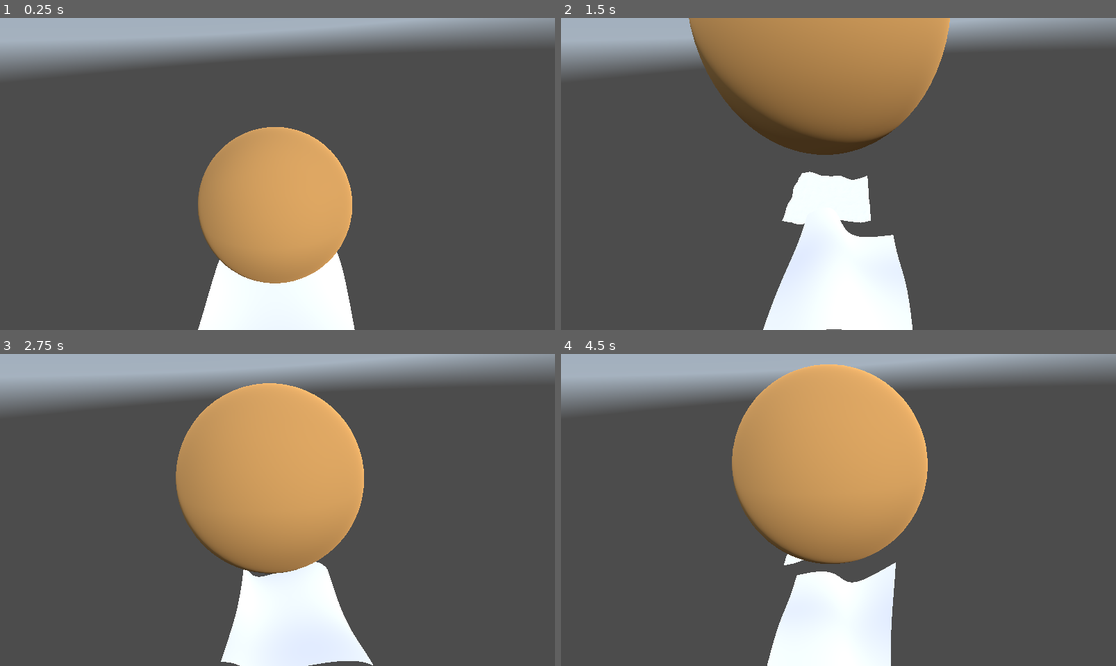
Above: before the commit, frames 1-4 (two rows, left to right).
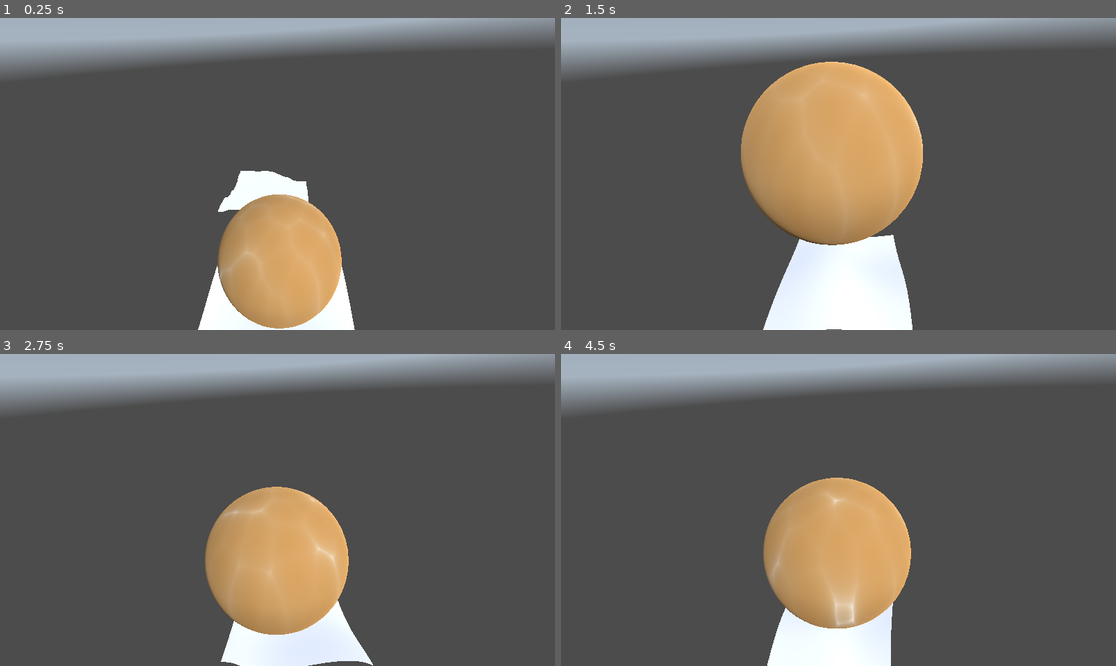
Above: after the commit, the same moments.

Repository: QuinnLeavitt/water-godot-practice
Game: Godot game, scene res://Scenes/main.tscn
Two runs of this game, one before a commit and one after it. Both use one fixed random seed, a clock stepped at 60 frames per second and the inputs below. A sky picture missing from this copy of the repository is replaced by a grey-blue gradient.
Inputs:
- Up to frame 1 (0.25 s): no input
- Up to frame 2 (1.5 s): no input
- Up to frame 3 (2.75 s): no input
- Up to frame 4 (4.5 s): no input

The runs differ from the first frame. In frame 1, 11% of the frame differs, in the area x 35-64%, y 34-100%; in frame 2, 24%, in the area x 23-71%, y 0-73%; in frame 3, 19%; in frame 4, 21%.
Error in both runs: Invalid access to property or key 'noise' on a base object of type 'Nil'. (res://Scenes/sine_wave.gd:12)

Commit message:
add basic caustic shader

Diff:
--- a/Scenes/main.tscn
+++ b/Scenes/main.tscn
@@ -1,11 +1,13 @@
-[gd_scene load_steps=8 format=3 uid="uid://2yaympitsxxv"]
+[gd_scene load_steps=9 format=3 uid="uid://2yaympitsxxv"]
 
 [ext_resource type="PackedScene" uid="uid://4glervey4rsu" path="res://Scenes/water_plane.tscn" id="1_2l6gu"]
 [ext_resource type="PackedScene" uid="uid://c8skct7bwytfl" path="res://Scenes/skybox.tscn" id="2_df2nw"]
 [ext_resource type="Script" path="res://Scenes/SandBall.gd" id="3_xx276"]
+[ext_resource type="Material" uid="uid://3ol4w14jh6he" path="res://Shaders/caustic.tres" id="4_qlpsv"]
 [ext_resource type="PackedScene" uid="uid://5jwdxajjol5w" path="res://Scenes/sine_wave.tscn" id="4_rpama"]
 
 [sub_resource type="StandardMaterial3D" id="StandardMaterial3D_f3s16"]
+next_pass = ExtResource("4_qlpsv")
 albedo_color = Color(0.796078, 0.576471, 0.305882, 1)
 
 [sub_resource type="SphereMesh" id="SphereMesh_2f3qy"]
@@ -27,7 +29,7 @@
 float_force = 3.0
 
 [node name="SandBall" type="MeshInstance3D" parent="SandBall"]
-transform = Transform3D(1, 0, 0, 0, 1, 0, 0, 0, 1, -1.25462, 1.3493, -0.153849)
+transform = Transform3D(1, 0, 0, 0, 1, 0, 0, 0, 1, -1.25462, 0.774048, -0.153849)
 mesh = SubResource("SphereMesh_2f3qy")
 skeleton = NodePath("../..")
 
--- /dev/null
+++ b/Shaders/caustic.tres
@@ -0,0 +1,13 @@
+[gd_resource type="ShaderMaterial" load_steps=4 format=3 uid="uid://3ol4w14jh6he"]
+
+[ext_resource type="Shader" path="res://Shaders/caustics.gdshader" id="1_c0vy7"]
+
+[sub_resource type="Gradient" id="Gradient_5dp07"]
+
+[sub_resource type="GradientTexture2D" id="GradientTexture2D_tk1oj"]
+gradient = SubResource("Gradient_5dp07")
+
+[resource]
+render_priority = 0
+shader = ExtResource("1_c0vy7")
+shader_parameter/color_ramp = SubResource("GradientTexture2D_tk1oj")
--- /dev/null
+++ b/Shaders/caustics.gdshader
@@ -0,0 +1,46 @@
+shader_type spatial;
+
+uniform sampler2D color_ramp;
+
+varying vec3 world_position;
+
+vec2 random(vec2 uv) {
+	return vec2(fract(sin(dot(uv.xy,
+		vec2(12.9898,78.233))) * 43758.5453123));
+}
+
+float worley(vec2 uv, float columns, float rows) {
+
+	vec2 index_uv = floor(vec2(uv.x * columns, uv.y * rows));
+	vec2 fract_uv = fract(vec2(uv.x * columns, uv.y * rows));
+
+	float minimum_dist = 1.0;
+
+	for (int y= -1; y <= 1; y++) {
+		for (int x= -1; x <= 1; x++) {
+			vec2 neighbor = vec2(float(x),float(y));
+			vec2 point = random(index_uv + neighbor);
+
+			vec2 diff = neighbor + point - fract_uv;
+			float dist = length(diff);
+			minimum_dist = min(minimum_dist, dist);
+		}
+	}
+
+	return minimum_dist;
+}
+
+void vertex() {
+	world_position = (MODEL_MATRIX * vec4(VERTEX, 1.0)).xyz;
+}
+
+void fragment() {
+	float scale = 2.0f;
+	float worley = worley(world_position.xz * scale + TIME * .25f, 3.0f, 3.0f);
+	float color = texture(color_ramp, vec2(worley)).r;
+	color = min(.999, color);
+	color = log(.999) / log(color);
+	color *= 50.0f;
+	EMISSION = vec3(color);
+	ALPHA = color;
+}
